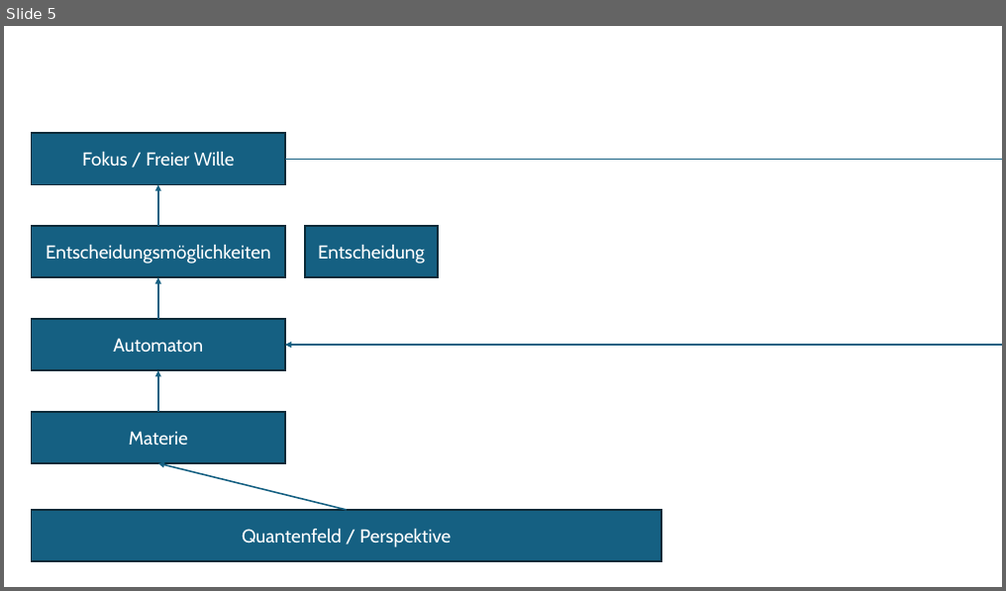
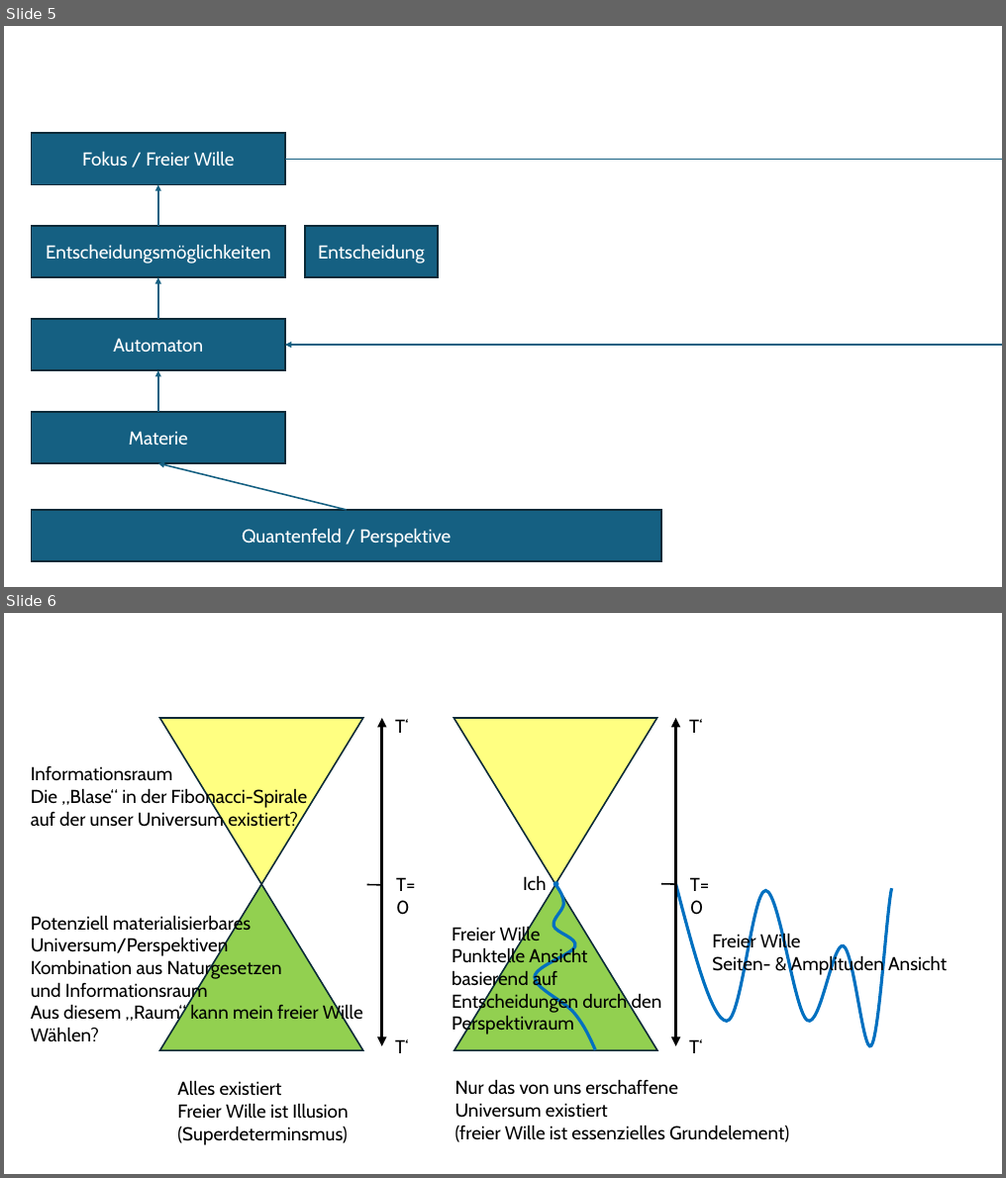
Before and after one commit to TripBuddy81/TripBuddy, a slide deck: media/ideas/Alpha and Omega.pptx. Shown one above the other, each under a label of ours: slide 5 before the commit, slides 5 and 6 after it. The pictures are 1006x591 and 1006x1178 pixels, drawn with LibreOffice and Linux fonts; fonts in the diff are those of the drawing. Boxes give left, top, right and bottom in pixels: in the first picture for what was removed or moved away, otherwise in the second. Text is boxed around its words. In the diff, an @@ line names an element or a change of style, - is before the commit and + after.

```diff
--- a/media/ideas/Alpha and Omega.pptx
+++ b/media/ideas/Alpha and Omega.pptx
@@ slide 6 added at box(4, 613, 1002, 1174), background #FFFFFF @@
@@ triangle added at box(159, 718, 363, 884), fill #FFFF81, outline #092A39 1.5 pt @@
@@ arrow added from (382, 884) to (382, 718), #000000 3 pt @@
@@ text added at box(395, 719, 409, 733), 18 pt, text #000000 @@
+T‘
@@ triangle added at box(453, 718, 657, 884), fill #FFFF81, outline #092A39 1.5 pt @@
@@ arrow added from (676, 884) to (676, 718), #000000 3 pt @@
@@ text added at box(689, 719, 703, 733), 18 pt, text #000000 @@
+T‘
@@ text added at box(31, 766, 308, 831), 18 pt, text #000000 @@
+Informationsraum
+Die „Blase“ in der Fibonacci-Spirale
+auf der unser Universum existiert?
@@ text added at box(396, 877, 416, 915), 18 pt, text #000000 @@
+T=0
@@ text added at box(523, 875, 546, 890), 18 pt, text #000000 @@
+Ich
@@ text added at box(690, 877, 710, 915), 18 pt, text #000000 @@
+T=0
@@ triangle added at box(159, 884, 363, 1051), fill #92D050, outline #092A39 1.5 pt @@
@@ line added from (367, 884) to (381, 885), #000000 1.5 pt @@
@@ arrow added from (382, 884) to (382, 1047), #000000 3 pt @@
@@ triangle added at box(454, 884, 658, 1051), fill #92D050, outline #092A39 1.5 pt @@
@@ freeform shape added at box(535, 885, 595, 1051), outline #0070C0 3 pt @@
@@ ellipse added at box(554, 882, 558, 886), fill #0070C0, outline #0070C0 1.5 pt @@
@@ line added from (661, 884) to (676, 884), #000000 1.5 pt @@
@@ freeform shape added at box(676, 884, 892, 1048), outline #0070C0 3 pt @@
@@ arrow added from (676, 884) to (676, 1047), #000000 3 pt @@
@@ text added at box(31, 914, 363, 1042), 18 pt, text #000000 @@
+Potenziell materialisierbares
+Universum/Perspektiven
+Kombination aus Naturgesetzen
+und Informationsraum
+Aus diesem „Raum“ kann mein freier Wille
+Wählen?
@@ text added at box(451, 925, 662, 1036), 18 pt, text #000000 @@
+Freier Wille
+Punktelle Ansicht basierend auf
+Entscheidungen durch den Perspektivraum
@@ text added at box(712, 933, 946, 975), 18 pt, text #000000 @@
+Freier Wille
+Seiten- & Amplituden Ansicht
@@ text added at box(395, 1040, 409, 1054), 18 pt, text #000000 @@
+T‘
@@ text added at box(689, 1040, 703, 1054), 18 pt, text #000000 @@
+T‘
@@ text added at box(177, 1080, 348, 1146), 18 pt, text #000000 @@
+Alles existiert
+Freier Wille ist Illusion
+(Superdeterminsmus)
@@ text added at box(455, 1079, 789, 1143), 18 pt, text #000000 @@
+Nur das von uns erschaffene
+Universum existiert
+(freier Wille ist essenzielles Grundelement)
```
Also in this commit, not shown: 1 slide changed, 1 other slide added, 2 other files.
